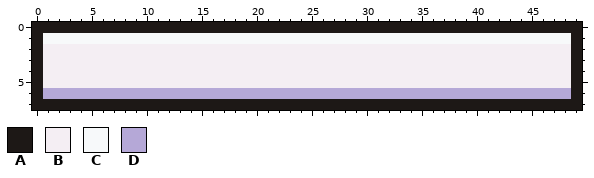
Two versions of one pixel-art file, art/source/cp_arbour/cp_arbour_slat48.aseprite. Above, as it was before the edit.
50x8 pixels, 1 frame.
Palette (. is transparent): A #1d1816  B #f4eef3  C #f7f9fa  D #b5a8d7
After the commit:
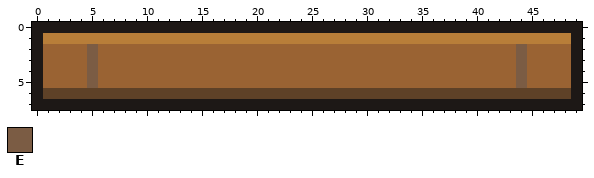
Colours new in this view: E #7b5c44
Edits made:
colour B: #f4eef3 -> #9a6333
colour C: #f7f9fa -> #b87e39
colour D: #b5a8d7 -> #5e4127
Changed rows in their new state; - is a pixel that keeps its letter.
first column x 5:
2 E--------------------------------------E
3 E--------------------------------------E
4 E--------------------------------------E
5 E--------------------------------------E
Changed places in both pictures, as pixel boxes (x1, y1, x2, y2):
changed: (43, 33, 571, 99)
